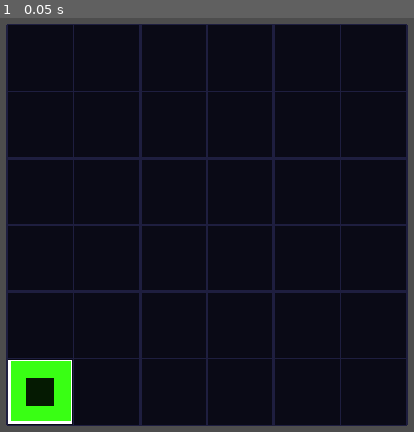
Above: before the commit, frame 1.
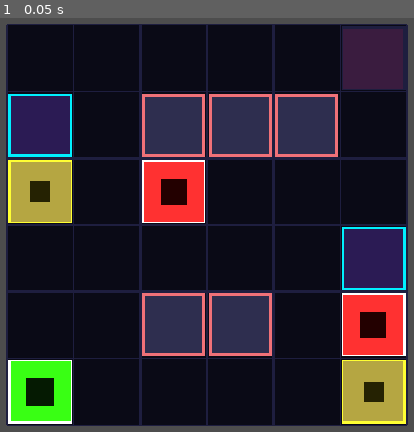
Above: after the commit, the same moment.

Repository: Kartikesh07/grid-walker
Game: Godot game, scene res://main.tscn
Two runs of this game, one before a commit and one after it. Both use one fixed random seed, a clock stepped at 60 frames per second and the inputs below.
Inputs:
- Up to frame 1 (0.05 s): no input

The runs differ from the first frame. In frame 1, 28% of the frame differs, in the area x 1-99%, y 1-99%.

Commit message:
feat: implement static spawning for Firewalls, Zombies, Exit Portal, GCs, and EMPs

Diff:
--- a/src/scenes/level_view.gd
+++ b/src/scenes/level_view.gd
@@ -5,7 +5,17 @@
 # Color Palette (Neon Cyberpunk)
 const COLOR_BG = Color("0a0a16")
 const COLOR_GRID_LINE = Color("1e1e3f")
+const COLOR_WALL = Color("2e2e4f")
+const COLOR_WALL_BORDER = Color("f07178") # Orange neon accent
+const COLOR_GC = Color("2b1b54") # Dark purple
+const COLOR_GC_BORDER = Color("00f0ff") # Neon cyan accent
+const COLOR_EXIT_LOCKED = Color("3a1c3f")
+const COLOR_EXIT_UNLOCKED = Color("ff007f") # Glowing magenta
 const COLOR_ADMIN = Color("39ff14") # Neon green
+const COLOR_ZOMBIE = Color("ff3131") # Neon red
+const COLOR_EMP = Color("b5a642") # Neon gold/yellow
+const COLOR_EMP_BORDER = Color("ffff33") # Neon gold border
+const COLOR_ZOMBIE_FROZEN = Color("33ccff") # Neon blue freeze
 
 # Grid specifications
 var grid_width: int = 5
@@ -14,6 +24,11 @@
 
 # Node references
 var admin_sprite: ColorRect = null
+var exit_sprite: ColorRect = null
+var wall_nodes: Array[ColorRect] = []
+var gc_nodes: Array[ColorRect] = []
+var zombie_nodes: Dictionary = {} # Maps logical Vector2i -> ColorRect
+var emp_nodes: Dictionary = {} # Maps logical Vector2i -> ColorRect
 
 func setup(model: GridModel) -> void:
 	grid_width = model.width
@@ -26,7 +41,24 @@
 	# Draw background lines
 	queue_redraw()
 
-	# Create Admin Node visual
+	# 1. Create static Firewall visual nodes
+	for wall in model.wall_positions:
+		var rect = create_tile_rect(wall, COLOR_WALL, COLOR_WALL_BORDER, 4.0)
+		add_child(rect)
+		wall_nodes.append(rect)
+
+	# 2. Create static Garbage Collection visual nodes
+	for gc in model.gc_positions:
+		var rect = create_tile_rect(gc, COLOR_GC, COLOR_GC_BORDER, 3.0)
+		add_child(rect)
+		gc_nodes.append(rect)
+
+	# 3. Create Exit Portal node
+	exit_sprite = create_tile_rect(model.exit_pos, COLOR_EXIT_LOCKED, COLOR_GRID_LINE, 2.0)
+	add_child(exit_sprite)
+	update_exit_portal(model.exit_unlocked)
+
+	# 4. Create Admin Node visual
 	admin_sprite = create_tile_rect(model.admin_pos, COLOR_ADMIN, Color.WHITE, 2.0)
 	# Add a glowing accent center to Admin
 	var admin_inner = ColorRect.new()
@@ -36,10 +68,61 @@
 	admin_sprite.add_child(admin_inner)
 	add_child(admin_sprite)
 
+	# 4.5. Create EMP Node visuals
+	for emp in model.emp_positions:
+		create_emp_visual(emp)
+
+	# 5. Create Zombie Nodes visuals
+	for z_pos in model.zombie_positions:
+		create_zombie_visual(z_pos)
+
 func clear_visuals() -> void:
 	if admin_sprite:
 		admin_sprite.queue_free()
 		admin_sprite = null
+	if exit_sprite:
+		exit_sprite.queue_free()
+		exit_sprite = null
+	for node in wall_nodes:
+		node.queue_free()
+	wall_nodes.clear()
+	for node in gc_nodes:
+		node.queue_free()
+	gc_nodes.clear()
+	for node in zombie_nodes.values():
+		node.queue_free()
+	zombie_nodes.clear()
+	for node in emp_nodes.values():
+		node.queue_free()
+	emp_nodes.clear()
+
+func create_emp_visual(grid_pos: Vector2i) -> void:
+	var rect = create_tile_rect(grid_pos, COLOR_EMP, COLOR_EMP_BORDER, 2.0)
+	var inner = ColorRect.new()
+	inner.color = Color("252202")
+	inner.size = Vector2(TILE_SIZE * 0.3, TILE_SIZE * 0.3)
+	inner.position = (rect.size - inner.size) / 2.0
+	rect.add_child(inner)
+	add_child(rect)
+	emp_nodes[grid_pos] = rect
+
+func create_zombie_visual(grid_pos: Vector2i) -> void:
+	var rect = create_tile_rect(grid_pos, COLOR_ZOMBIE, Color.WHITE, 2.0)
+	# Add an inner danger square
+	var inner = ColorRect.new()
+	inner.color = Color("230000")
+	inner.size = Vector2(TILE_SIZE * 0.4, TILE_SIZE * 0.4)
+	inner.position = (rect.size - inner.size) / 2.0
+	rect.add_child(inner)
+	add_child(rect)
+	zombie_nodes[grid_pos] = rect
+
+func update_exit_portal(unlocked: bool) -> void:
+	if exit_sprite:
+		var fill = exit_sprite.get_child(0) as ColorRect
+		if fill:
+			fill.color = COLOR_EXIT_UNLOCKED if unlocked else COLOR_EXIT_LOCKED
+		exit_sprite.color = COLOR_EXIT_UNLOCKED if unlocked else COLOR_GRID_LINE
 
 func create_tile_rect(grid_pos: Vector2i, fill_color: Color, border_color: Color, border_width: float) -> ColorRect:
 	var rect = ColorRect.new()
